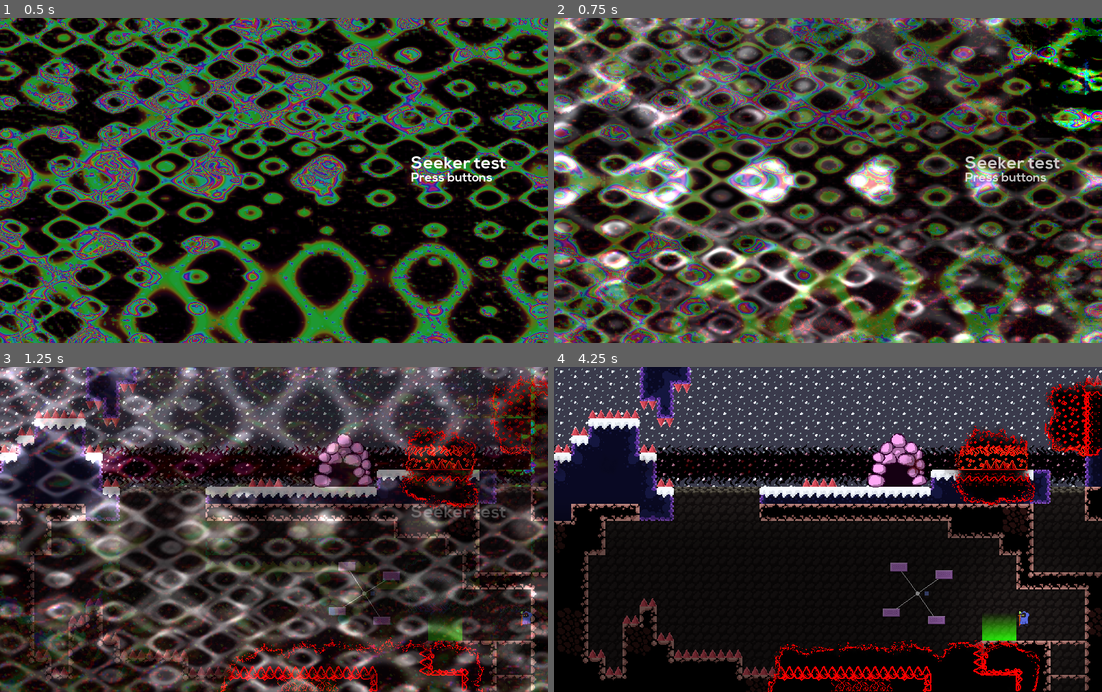
Above: before the commit, frames 1-4 (two rows, left to right).
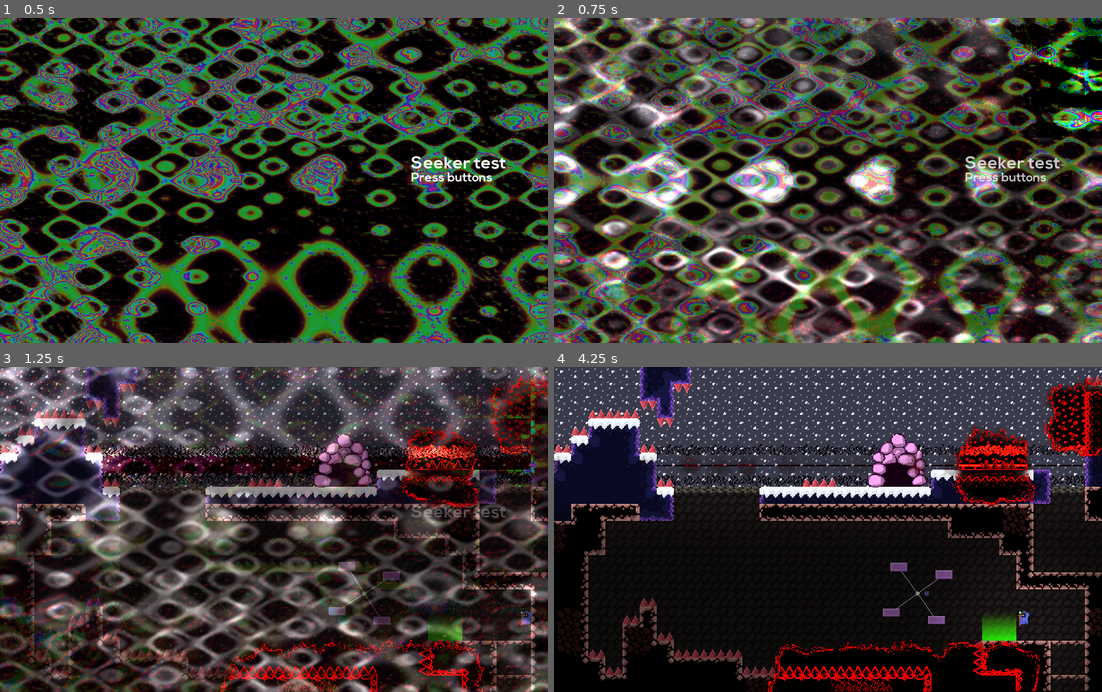
Above: after the commit, the same moments.

Repository: Synthasmagoria/Project-Seeker
Game: Godot game, scene res://ui/menu/menu.tscn
Two runs of this game, one before a commit and one after it. Both use one fixed random seed, a clock stepped at 60 frames per second and the inputs below.
Inputs (mouse positions are in pixels of both pictures, inside the frame that each line leads up to):
- Up to frame 1 (0.5 s): no input
- Up to frame 2 (0.75 s): tap Enter (ui_accept) at 0.5 s; move the mouse to (948, 164) at 0.52 s; hold Right (right) from 0.53 s (still down); tap Z (attack) at 0.6 s
- Up to frame 3 (1.25 s): keep holding Right (right); tap Shift (jump) at 0.77 s
- Up to frame 4 (4.25 s): move the mouse to (718, 545) at 1.27 s; release Right (right) at 1.28 s; hold Down (down) 1.28-2.03 s; tap Ctrl (control) at 1.35 s; tap Shift (jump) at 1.52, 3.02, 3.77 s; move the mouse to (882, 458) at 2.02 s; hold Right (right) 2.03-2.78 s; click (882, 458) at 2.1 s; move the mouse to (800, 594) at 2.77 s; hold Up (up) 2.78-3.53 s; tap Z (attack) at 2.85 s; move the mouse to (992, 578) at 3.52 s; hold Left (left) from 3.53 s (still down); hold Ctrl (control) from 3.53 s (still down)

Frame 1 is identical in both runs. In frame 2, 0.6% of the frame differs, in the area x 0-98%, y 24-77%; in frame 3, 2.3%; in frame 4, 5.0%, in the area x 0-98%, y 23-37%.

Commit message:
Curse spawner visuals

Diff:
--- a/project/levels/underground 2/first_curse_encounter.tscn
+++ b/project/levels/underground 2/first_curse_encounter.tscn
@@ -153,10 +153,12 @@
 position = Vector2( 640, 176 )
 
 [node name="CurseArea" parent="Middle" index="13" instance=ExtResource( 2 )]
+modulate = Color( 0.498039, 1, 0.831373, 0.5 )
 position = Vector2( 824, 192 )
 extents = Vector2( 48, 48 )
 
 [node name="CurseArea2" parent="Middle" index="14" instance=ExtResource( 2 )]
+modulate = Color( 0.498039, 1, 0.831373, 0.5 )
 position = Vector2( 992, 96 )
 extents = Vector2( 48, 48 )
 
@@ -168,6 +170,7 @@
 texture = ExtResource( 20 )
 
 [node name="CurseArea2" parent="Foreground" index="3" instance=ExtResource( 2 )]
+modulate = Color( 0.498039, 1, 0.831373, 0.5 )
 position = Vector2( 656, 606 )
 extents = Vector2( 224, 64 )
 
--- a/project/objects/spawner/curse_spawner.tscn
+++ b/project/objects/spawner/curse_spawner.tscn
@@ -1,8 +1,10 @@
-[gd_scene load_steps=6 format=2]
+[gd_scene load_steps=8 format=2]
 
 [ext_resource path="res://objects/curse/area.tscn" type="PackedScene" id=1]
 [ext_resource path="res://objects/spawner/spawner.gd" type="Script" id=2]
-[ext_resource path="res://objects/spawner/curse_spawner.png" type="Texture" id=3]
+[ext_resource path="res://objects/spawner/curse_spawner_mask.png" type="Texture" id=3]
+[ext_resource path="res://objects/spawner/curse_spawner.png" type="Texture" id=4]
+[ext_resource path="res://objects/spawner/curse_spawner_visual.gd" type="Script" id=5]
 
 [sub_resource type="Shader" id=1]
 code = "// NOTE: Shader automatically converted from Godot Engine 3.5.stable's CanvasItemMaterial.
@@ -11,20 +13,37 @@
 render_mode blend_sub;
 
 uniform float horizontal_oscilation : hint_range(0.002, 0.01) = 0.005;
+uniform sampler2D mask : hint_albedo;
+uniform float fill : hint_range(0.0, 1.0) = 0.0;
+uniform float stretch : hint_range(0.0, 16.0) = 16.0;
 
 void fragment()
 {
-	COLOR = texture(TEXTURE, UV + vec2(sin(UV.y * 32.0 + TIME), 0.0) * horizontal_oscilation);
+	float osc = sin(UV.y * 32.0 + TIME) * horizontal_oscilation;
+	vec2 uv = UV + vec2(osc, 0.0);
+
+	float f = step(abs(uv.y - 0.5) * 2.0, fill);
+	vec4 mask_col = texture(mask, uv);
+	vec2 uv_stretch = uv;
+	uv_stretch.y = (uv_stretch.y - 0.5) * (1.0 + (1.0 - fill) * stretch) + 0.5;
+	vec4 mask_stretch = texture(mask, uv_stretch);
+	vec4 col = texture(TEXTURE, uv);
+
+	COLOR = col + mask_stretch * mask_col * f;
 }"
 
 [sub_resource type="ShaderMaterial" id=2]
 shader = SubResource( 1 )
 shader_param/horizontal_oscilation = 0.003
+shader_param/fill = 1.0
+shader_param/stretch = 4.0
+shader_param/mask = ExtResource( 3 )
 
 [node name="Sprite" type="Sprite"]
 modulate = Color( 1, 1, 1, 0.156863 )
 material = SubResource( 2 )
-texture = ExtResource( 3 )
+texture = ExtResource( 4 )
+script = ExtResource( 5 )
 
 [node name="CurseSpawner" type="Node2D" parent="."]
 modulate = Color( 0.498039, 1, 0.831373, 0.5 )
--- /dev/null
+++ b/project/objects/spawner/curse_spawner_visual.gd
@@ -0,0 +1,7 @@
+extends Sprite
+
+onready var spawner = $CurseSpawner
+
+func _process(delta: float) -> void:
+	var mat = material as ShaderMaterial
+	mat.set_shader_param("fill", 1.0 - pow(spawner.timer.time_left / spawner.interval, 2.0))
Binary file changed: project/objects/spawner/curse_spawner.png
Binary file added: project/objects/spawner/curse_spawner_mask.png
Not shown, added: project/objects/spawner/curse_spawner_mask.png.import
